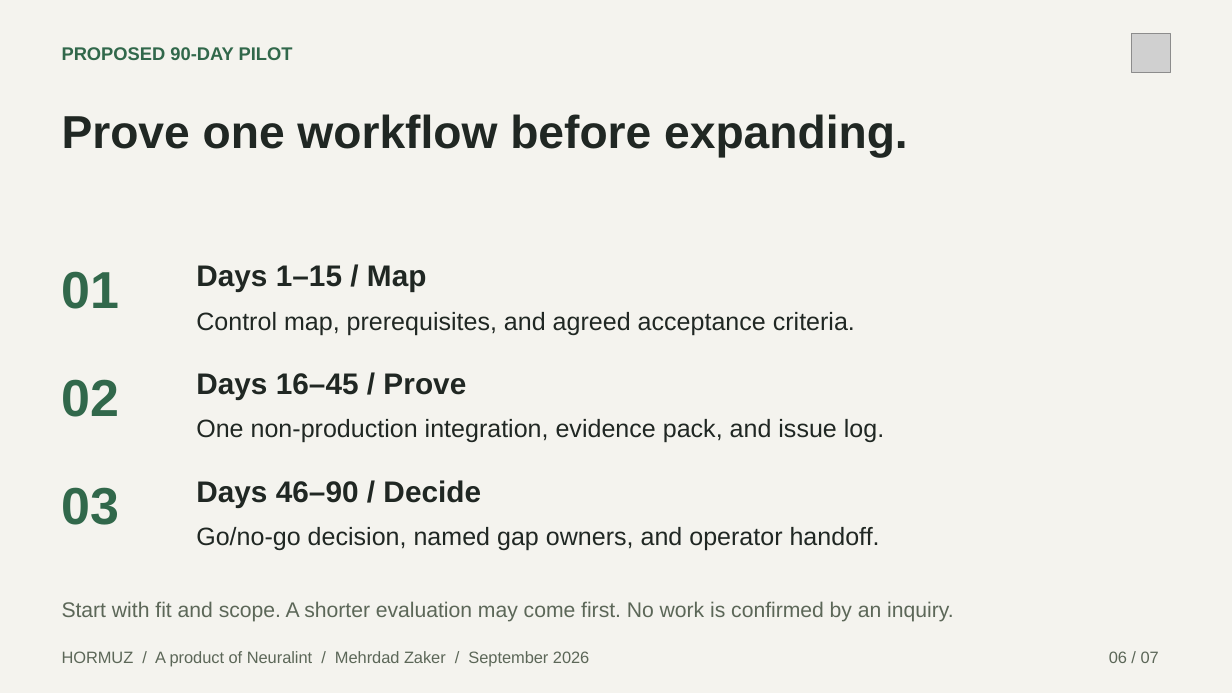
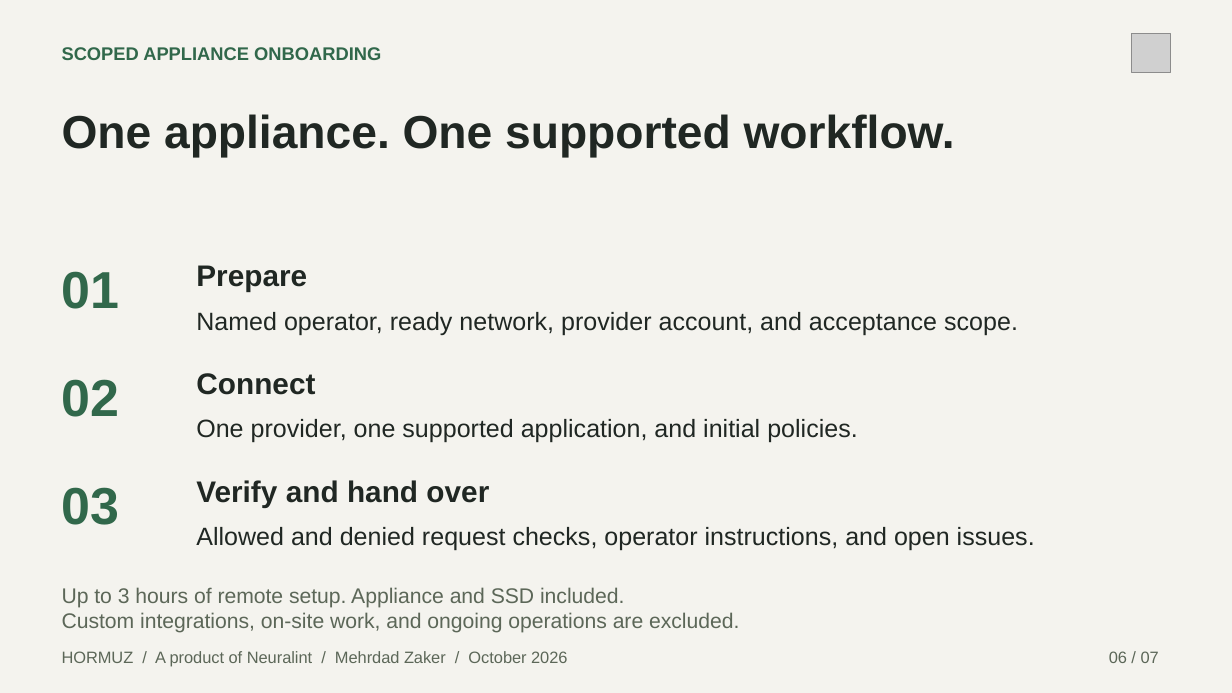
Before and after one commit to Xpounder-com/hormuz, a slide deck: slide 6 of website/public/downloads/hormuz-buyer-briefing.pptx. Drawn at 1232x693 pixels with LibreOffice and Linux fonts; fonts in the diff are those of the drawing; grey boxes stand for pictures. Boxes give left, top, right and bottom in pixels: in the first picture for what was removed or moved away, otherwise in the second. Text is boxed around its words. In the diff, an @@ line names an element or a change of style, - is before the commit and + after.

Commit message:
Make every Hormuz paid offer payable through the website

```diff
--- a/website/public/downloads/hormuz-buyer-briefing.pptx
+++ b/website/public/downloads/hormuz-buyer-briefing.pptx
@@ text at [62,47,381,60]: text changed @@
-PROPOSED 90-DAY PILOT
+SCOPED APPLIANCE ONBOARDING
@@ text at [62,114,955,157]: text changed @@
-Prove one workflow before expanding.
+One appliance. One supported workflow.
@@ text at [196,265,307,292]: text changed @@
-Days 1–15 / Map
+Prepare
@@ text at [196,312,1018,335]: text changed @@
-Control map, prerequisites, and agreed acceptance criteria.
+Named operator, ready network, provider account, and acceptance scope.
@@ text at [196,373,315,395]: text changed @@
-Days 16–45 / Prove
+Connect
@@ text at [196,419,858,442]: text changed @@
-One non-production integration, evidence pack, and issue log.
+One provider, one supported application, and initial policies.
@@ text at [196,480,489,507]: text changed @@
-Days 46–90 / Decide
+Verify and hand over
@@ text at [196,527,1035,550]: text changed @@
-Go/no-go decision, named gap owners, and operator handoff.
+Allowed and denied request checks, operator instructions, and open issues.
@@ text at [62,587,739,633]: text changed @@
-Start with fit and scope. A shorter evaluation may come first. No work is confirmed by an inquiry.
+Up to 3 hours of remote setup. Appliance and SSD included.
+Custom integrations, on-site work, and ongoing operations are excluded.
@@ text at [62,651,567,666]: text changed @@
-HORMUZ / A product of Neuralint / Mehrdad Zaker / September 2026
+HORMUZ / A product of Neuralint / Mehrdad Zaker / October 2026
```
Also in this commit, not shown: 5 other slides changed, 1 slide added, 1 slide removed, 45 other files.
